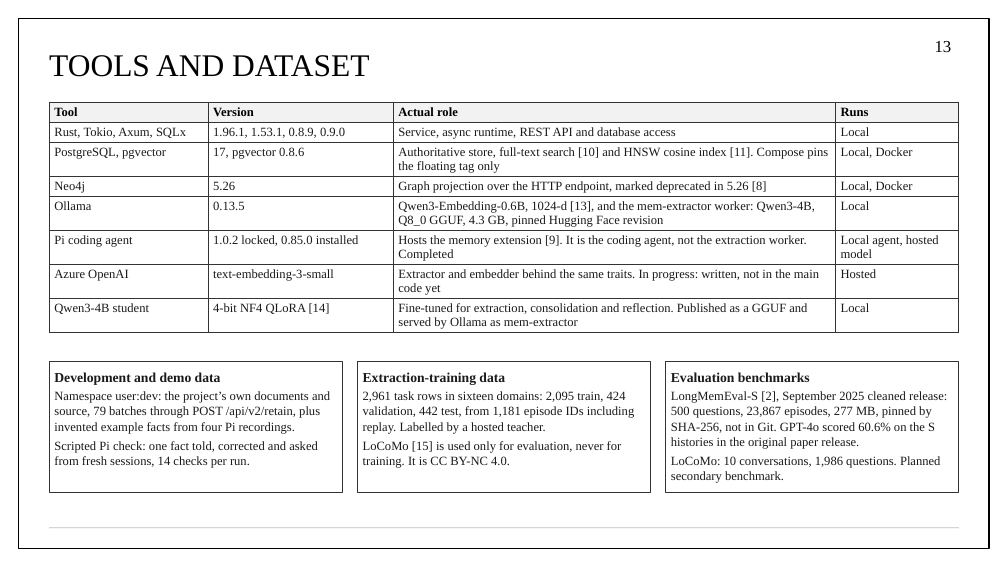
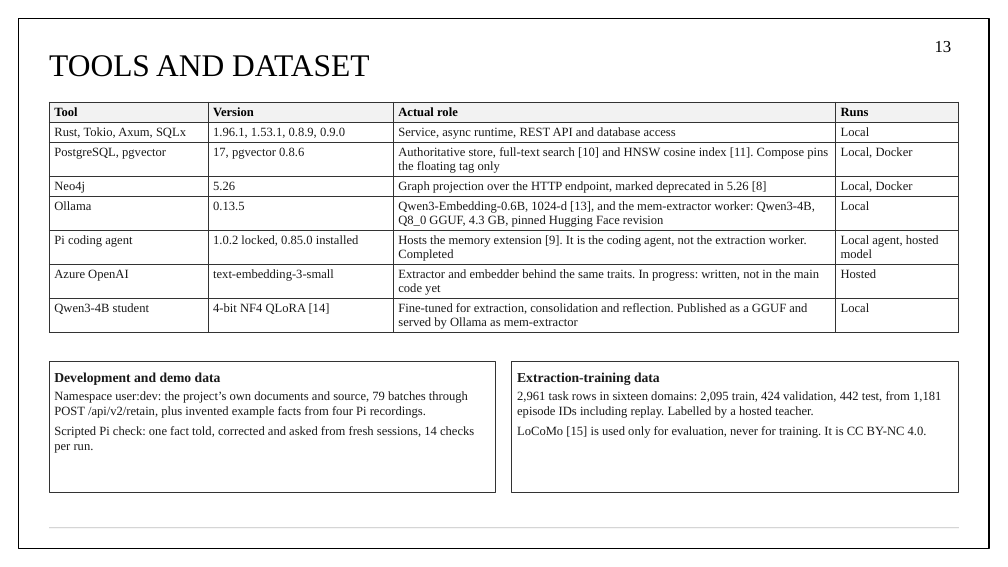
Before and after one commit to aryaniyaps/sdp-2026, a slide deck: slide 13 of P1_R2_13.pptx. Drawn at 1008x567 pixels with LibreOffice and Linux fonts; fonts in the diff are those of the drawing. Boxes give left, top, right and bottom in pixels: in the first picture for what was removed or moved away, otherwise in the second. Text is boxed around its words. In the diff, an @@ line names an element or a change of style, - is before the commit and + after.

```diff
--- a/P1_R2_13.pptx
+++ b/P1_R2_13.pptx
@@ rectangle "Development and demo data" resized from (x1=49, y1=361, x2=343, y2=493) to (x1=49, y1=361, x2=496, y2=493) @@
@@ rectangle "Extraction-training data" resized from (x1=358, y1=361, x2=651, y2=493) to (x1=512, y1=361, x2=959, y2=493) @@
@@ rectangle removed at (x1=666, y1=361, x2=960, y2=493) @@
-Evaluation benchmarks
-LongMemEval-S [2], September 2025 cleaned release: 500 questions, 23,867 episodes, 277 MB, pinned by SHA-256, not in Git. GPT-4o scored 60.6% on the S histories in the original paper release.
-LoCoMo: 10 conversations, 1,986 questions. Planned secondary benchmark.
```
Also in this commit, not shown: 5 other slides changed, 1 slide removed.
